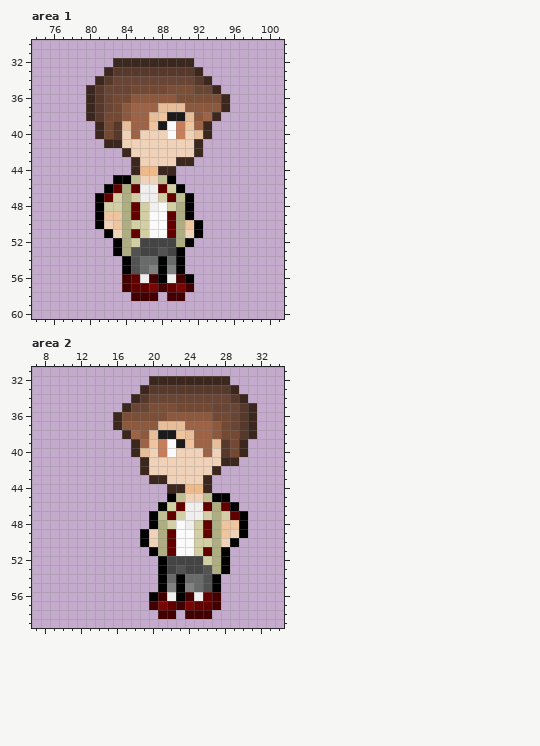
Two states of a pixel-art file, Assets/PlayerSprites/Character.aseprite. Above is the file before it was changed.
192x192 pixels, 1 frame. Colours within 5 levels of each other are drawn and written as one. Shown: area 1: x 74..101, y 30..60; area 2: x 7..34, y 31..59. The old version is drawn lined up with the new one. The commit also changed other parts of the picture, which this record leaves out.
The same view after the edit:
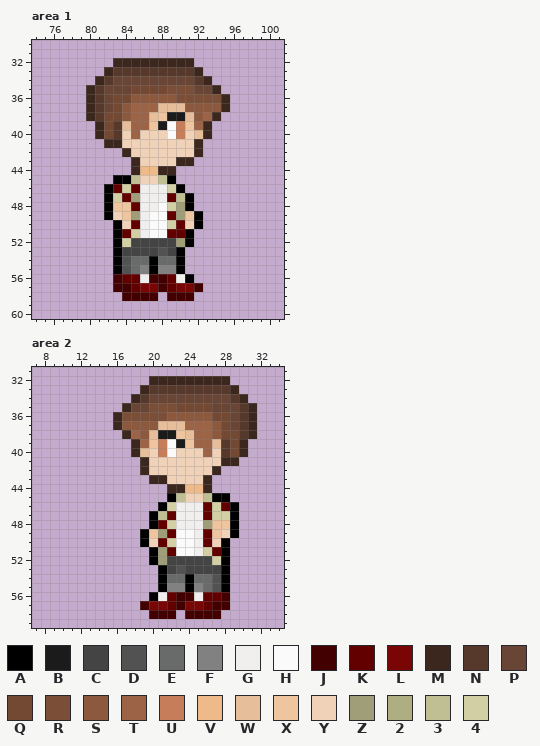
Palette (. is transparent): A #000000  B #1b1b1b  C #444444  D #525252  E #696a6a  F #818181  G #f1eeee  H #fafafa  J #420000  K #620000  L #790505  M #3c271e  N #57392b  P #684535  Q #734934  R #7b4e37  S #8c593f  T #9d6347  U #c67d59  V #efba8a  W #e6be9a  X #efc59f  Y #efd2b7  Z #a09e79  2 #afad82  3 #c0be93  4 #d1cfa3
Edits made:
drawings rearranged on the sheet (the old picture shows each at its new place)
Changed rows in their new state; - is an unchanged pixel.
Area 1:
first column x 81:
46 ---4---G----
47 .A-KZ--G----
48 .AXX-G---Z--
49 .AYXZG---ZXA
50 ..AYKG--4KY-
51 -.AK4G---KA.
52 ---4C----Z--
53 ---CC-------
54 --ADE-AE----
55 --ADEFAF----
56 --JK---JKG--
57 --J--L----LJ
58 ---J------J-
Area 2:
first column x 19:
46 ----G---4---
47 ----G--K4-A.
48 --K-G-GZX-A.
49 -XZ---G-XYA.
50 --K4--GKYA.-
51 --Z---G4K---
52 -AZ----C4---
53 -------CC---
54 ----EA-EDA--
55 ----FAFEDA--
56 --GKJ---KJ--
57 JL----L--J--
58 -J------J---
Pixel boxes of the changes (left, top, right, bottom) in both pictures:
changed: (95, 184, 203, 301)
changed: (140, 502, 248, 619)
